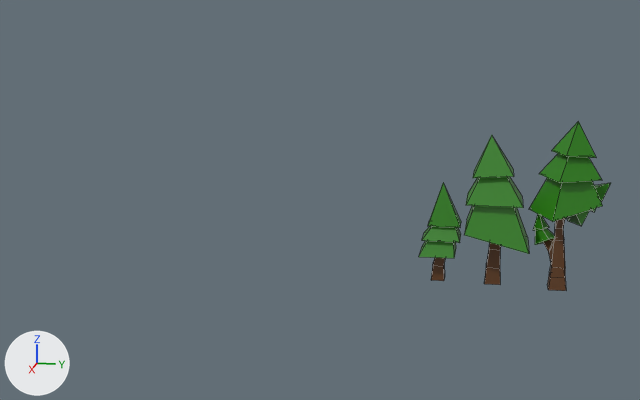
Renders of the Blender file Assets/3D/Trees_LP.blend from each side of a commit.
The view is the same before and after, from a 50 mm camera at (28.73, -0.09, 9.71) aimed at (0.01, -5.84, 2.53). Lighting does not change. The marker at lower left points along +X, +Y and +Z. The older version comes first. Mesh edges are drawn as thin lines.

Names of what the first picture shows: 'tree big.001', 'tree mid.001', 'tree smol.001'.
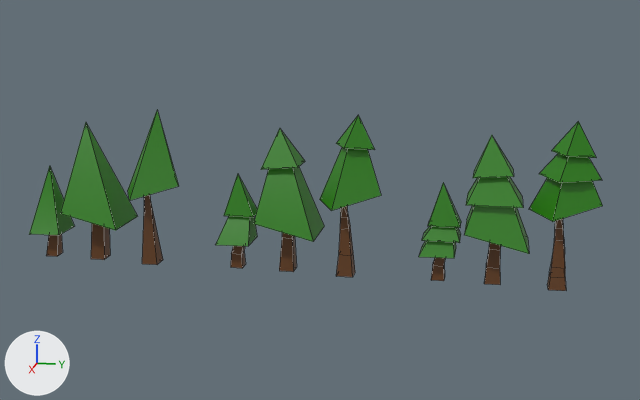
Commit message: blender color fix + LP trees

Changed parts and their boxes [x1, y1, x2, y2] in the pictures (640 x 400 px):
'tree big.001', reshaped (10% narrower)
    before: [529, 121, 611, 291]
    after: [529, 121, 603, 291]
'tree mid.002', added (green)
    after: [253, 128, 324, 272]
'tree mid.003', added (green)
    after: [60, 122, 137, 260]
'tree big.002', added (green)
    after: [320, 116, 381, 277]
'tree big.003', added
    after: [128, 111, 179, 265]
'tree smol.002', added (green)
    after: [216, 175, 257, 268]
'tree smol.003', added (green)
    after: [29, 166, 74, 256]
part 1 of me_cube_003, deleted
    before: [567, 183, 611, 226]
part 2 of me_cube_003, deleted
    before: [533, 214, 555, 245]
part 3 of me_cube_003, cut back
    before: [543, 217, 567, 268]
    after: [551, 219, 565, 268]

Diff of the bpy script that builds the scene:
```diff
--- a/Assets/3D/Trees_LP.blend.py
+++ b/Assets/3D/Trees_LP.blend.py
@@ img_color_palette_png_003 @@
-img_color_palette_png_003 = load_image('Color_Palette.png.003', 'textures/Color_Palette.png', 16, 16, 'sRGB')
+img_color_palette_png_003 = load_image('Color_Palette.png', 'textures/Color_Palette.png', 16, 16, 'sRGB')
@@ me_cube_003 @@
 # used by ob_tree_big_001; location = (0.0, 2.1, 0.0)
-me_cube_003.from_pydata(...)  # 96 vertices, 97 faces; spans x -1.02..1.17, y -1.02..1.46, z 0.0..5.47
+me_cube_003.from_pydata(...)  # 50 vertices, 48 faces; spans x -1.02..1.17, y -1.02..1.2, z 0.0..5.47
+# me_cube_003 part 1: the loose piece of 21 vertices spanning x -0.61..0.46, y -0.07..1.46, z 2.1..3.53 is deleted
+# me_cube_003 part 2: the loose piece of 13 vertices spanning x -0.49..0.28, y -0.85..-0.07, z 1.32..2.47 is deleted
+# me_cube_003 part 3
+# 13 vertices are removed from x -0.22..0.19, y -0.54..0.27, z 1.15..2.65
+# 23 faces are deleted
+# 1 vertex is added at (0.35, 0.16, 1.21)
+# 8 new faces join them
 me_cube_003.materials.append(mat_all_textures)
@@ me_cube_012 @@
+me_cube_012.from_pydata(...)  # 14 vertices, 10 faces; spans x -1.02..1.17, y -1.02..1.2, z 0.0..5.47
+me_cube_012.materials.append(mat_all_textures)  # picture img_color_palette_png_003
@@ me_cube_011 @@
+me_cube_011.from_pydata(...)  # 13 vertices, 10 faces; spans x -0.98..0.98, y -0.92..1.13, z 0.0..4.95
+me_cube_011.materials.append(mat_all_textures)  # picture img_color_palette_png_003
@@ me_cube_010 @@
+me_cube_010.from_pydata(...)  # 13 vertices, 10 faces; spans x -0.61..0.61, y -0.59..0.57, z 0.0..3.33
+me_cube_010.materials.append(mat_all_textures)  # picture img_color_palette_png_003
@@ me_cube_006 @@
+me_cube_006.from_pydata(...)  # 34 vertices, 30 faces; spans x -1.02..1.17, y -1.02..1.2, z 0.0..5.47
+me_cube_006.materials.append(mat_all_textures)  # picture img_color_palette_png_003
@@ me_cube_005 @@
+me_cube_005.from_pydata(...)  # 25 vertices, 22 faces; spans x -0.98..0.98, y -0.92..1.13, z 0.0..4.95
+me_cube_005.materials.append(mat_all_textures)  # picture img_color_palette_png_003
@@ me_cube_004 @@
+me_cube_004.from_pydata(...)  # 25 vertices, 22 faces; spans x -0.61..0.61, y -0.59..0.71, z 0.0..3.33
+me_cube_004.materials.append(mat_all_textures)  # picture img_color_palette_png_003
@@ ob_tree_big_003 @@
+ob_tree_big_003 = bpy.data.objects.new('tree big.003', me_cube_012)
+ob_tree_big_003.location = (0.0, -11.9, 0.0)
@@ ob_tree_mid_003 @@
+ob_tree_mid_003 = bpy.data.objects.new('tree mid.003', me_cube_011)
+ob_tree_mid_003.location = (0.0, -14.0, 0.0)
@@ ob_tree_smol_003 @@
+ob_tree_smol_003 = bpy.data.objects.new('tree smol.003', me_cube_010)
+ob_tree_smol_003.location = (0.0, -15.8, 0.0)
@@ ob_tree_big_002 @@
+ob_tree_big_002 = bpy.data.objects.new('tree big.002', me_cube_006)
+ob_tree_big_002.location = (0.0, -4.9, 0.0)
@@ ob_tree_mid_002 @@
+ob_tree_mid_002 = bpy.data.objects.new('tree mid.002', me_cube_005)
+ob_tree_mid_002.location = (0.0, -7.0, 0.0)
@@ ob_tree_smol_002 @@
+ob_tree_smol_002 = bpy.data.objects.new('tree smol.002', me_cube_004)
+ob_tree_smol_002.location = (0.0, -8.8, 0.0)
```
